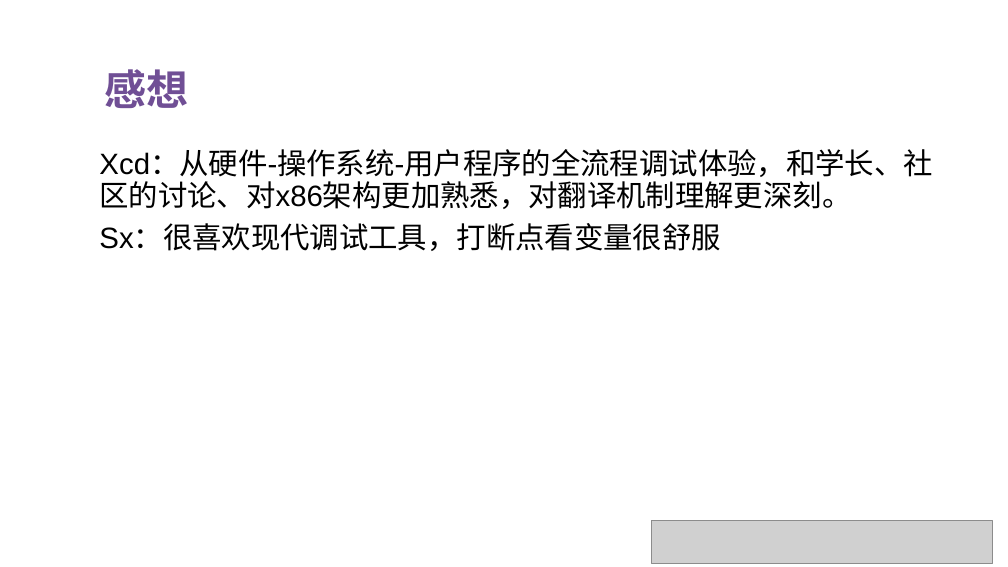
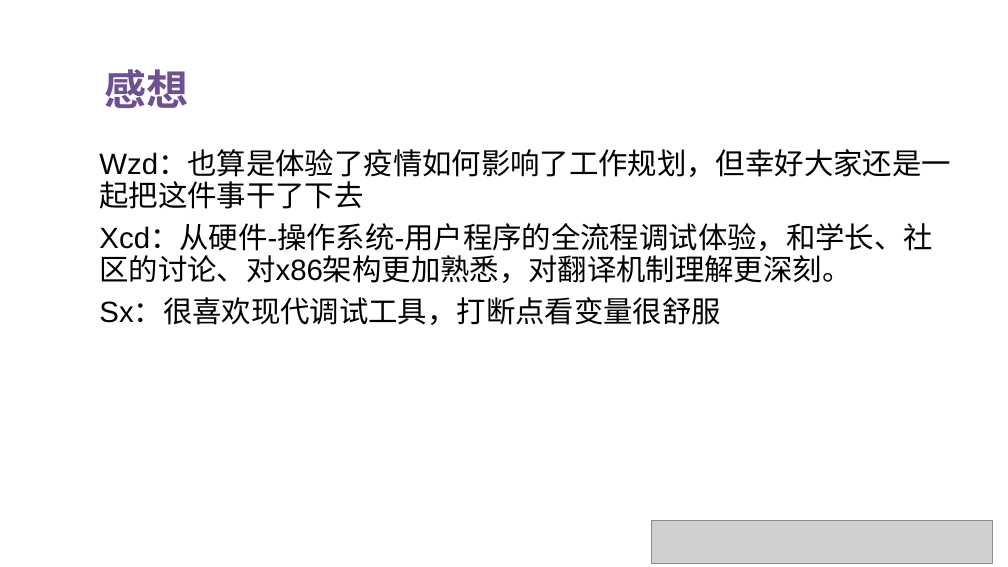
Before and after one commit to OS-F-4/usr-intr, a slide deck: slide 21 of ppt/2022-6-11.pptx (slide 17 before the commit). Drawn at 1008x567 pixels with LibreOffice and Linux fonts; fonts in the diff are those of the drawing; grey boxes stand for pictures. Boxes give left, top, right and bottom in pixels: in the first picture for what was removed or moved away, otherwise in the second. Text is boxed around its words. In the diff, an @@ line names an element or a change of style, - is before the commit and + after.

```diff
--- a/ppt/2022-6-11.pptx
+++ b/ppt/2022-6-11.pptx
@@ text at (x1=99, y1=151, x2=950, y2=209): paragraph added @@
+Wzd：也算是体验了疫情如何影响了工作规划，但幸好大家还是一起把这件事干了下去
```
Also in this commit, not shown: 1 other slide changed, 4 slides added, 5 other files.
